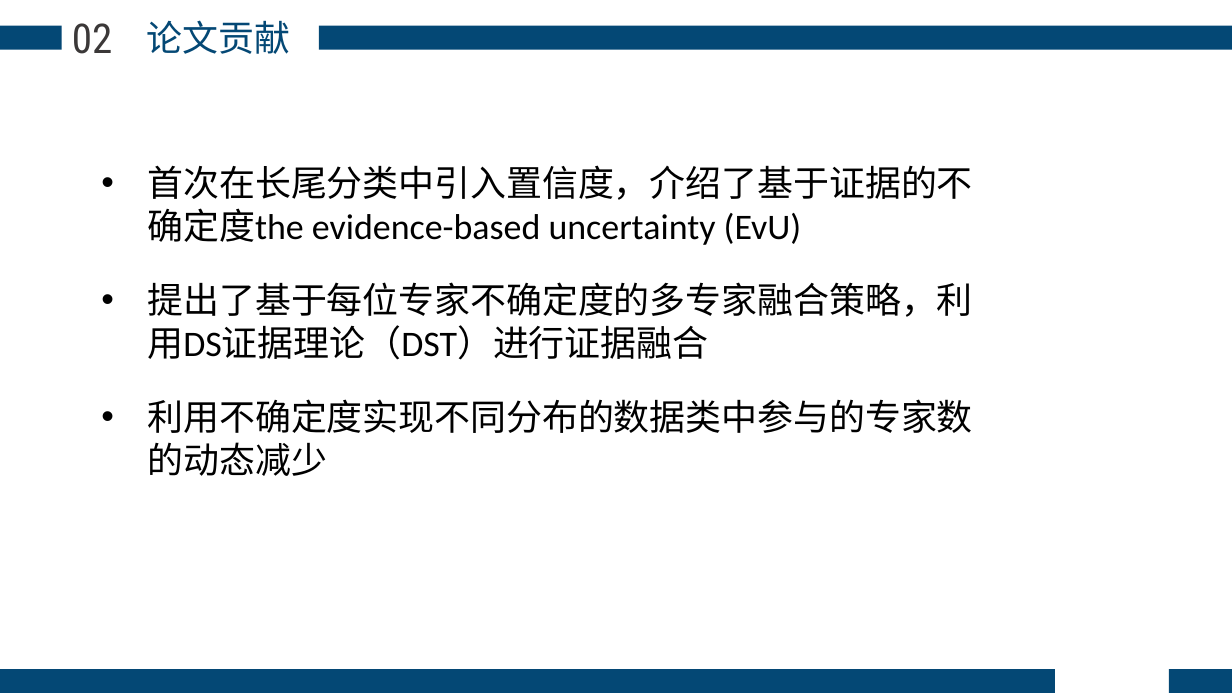
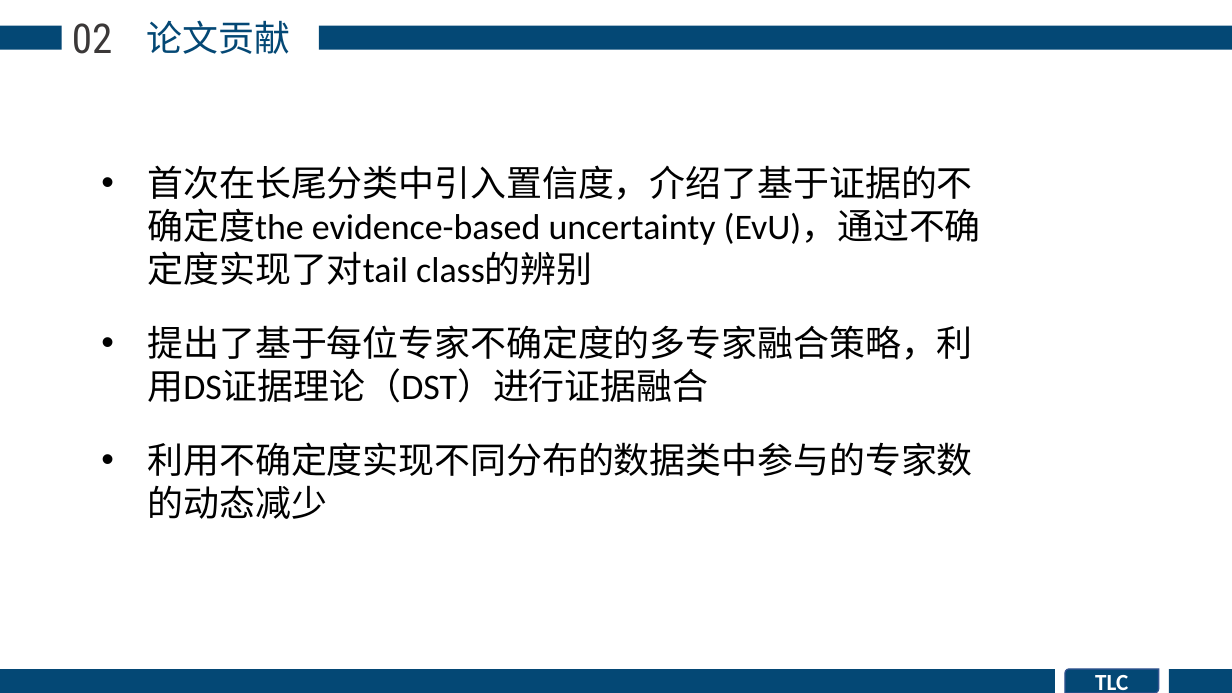
Before and after one commit to phuan-s/remote-repo, a slide deck: slide 7 of 研一上论文分享.pptx (slide 8 before the commit). Drawn at 1232x693 pixels with LibreOffice and Linux fonts; fonts in the diff are those of the drawing. Boxes give left, top, right and bottom in pixels: in the first picture for what was removed or moved away, otherwise in the second. Text is boxed around its words. In the diff, an @@ line names an element or a change of style, - is before the commit and + after.

```diff
--- a/研一上论文分享.pptx
+++ b/研一上论文分享.pptx
@@ text at <box>148,165,981,285</box>: text changed @@
-• 首次在长尾分类中引入置信度，介绍了基于证据的不确定度the evidence-based uncertainty (EvU)
+• 首次在长尾分类中引入置信度，介绍了基于证据的不确定度the evidence-based uncertainty (EvU)，通过不确定度实现了对tail class的辨别
@@ round diag rect added at <box>1066,669,1159,693</box>, fill #044875, outline #325491 1 pt, 18 pt, text #FFFFFF, bold @@
+TLC
```
Also in this commit, not shown: 12 other slides changed, 2 slides added, 4 slides removed, 1 other file.
